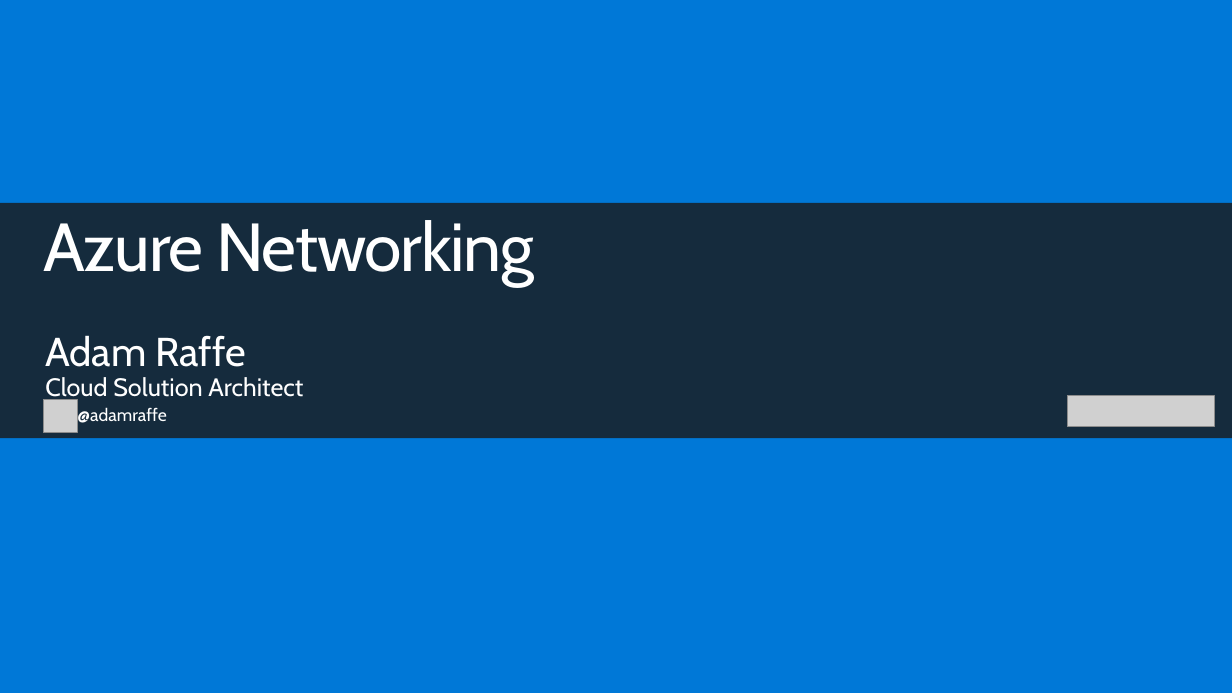
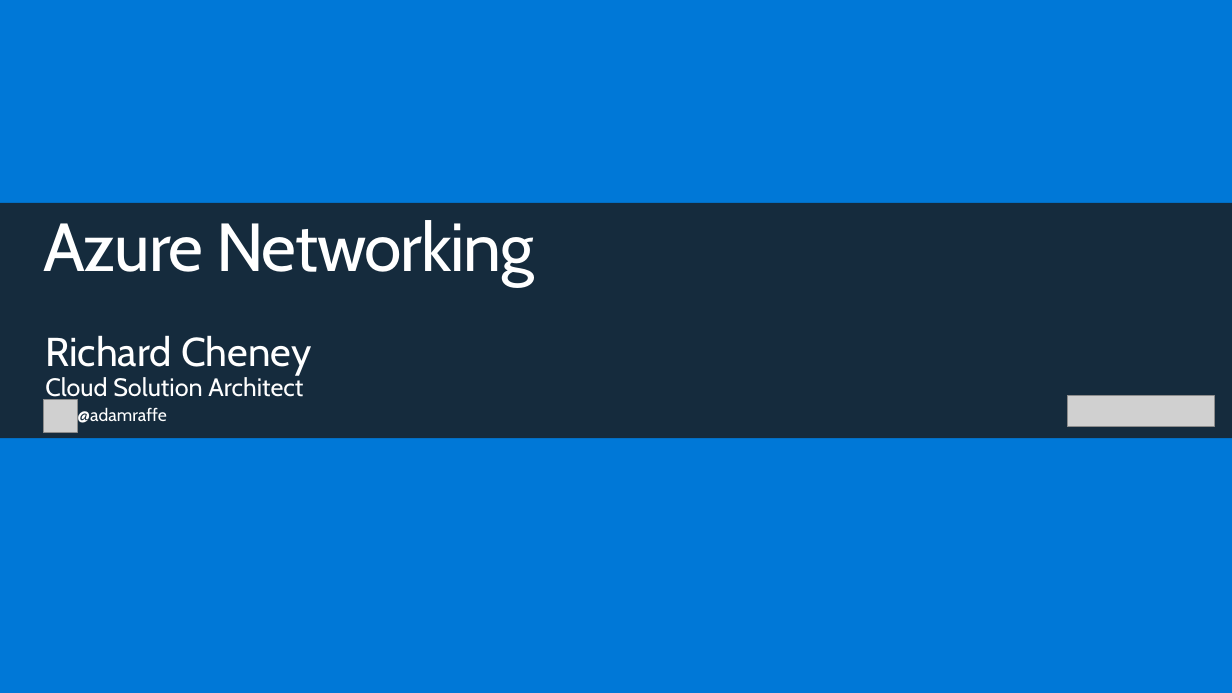
Before and after one commit to azurecitadel/azurecitadel.github.io, a slide deck: slide 1 of workshops/vdc/Azure-Networking_AR.pptx. Drawn at 1232x693 pixels with LibreOffice and Linux fonts; fonts in the diff are those of the drawing; grey boxes stand for pictures; background and template pictures are left out. Boxes give left, top, right and bottom in pixels: in the first picture for what was removed or moved away, otherwise in the second. Text is boxed around its words. In the diff, an @@ line names an element or a change of style, - is before the commit and + after.

Commit message:
Changed name to Rich Cheney

```diff
--- a/workshops/vdc/Azure-Networking_AR.pptx
+++ b/workshops/vdc/Azure-Networking_AR.pptx
@@ text at (45,335,312,375): text changed @@
-Adam Raffe
+Richard Cheney
```
